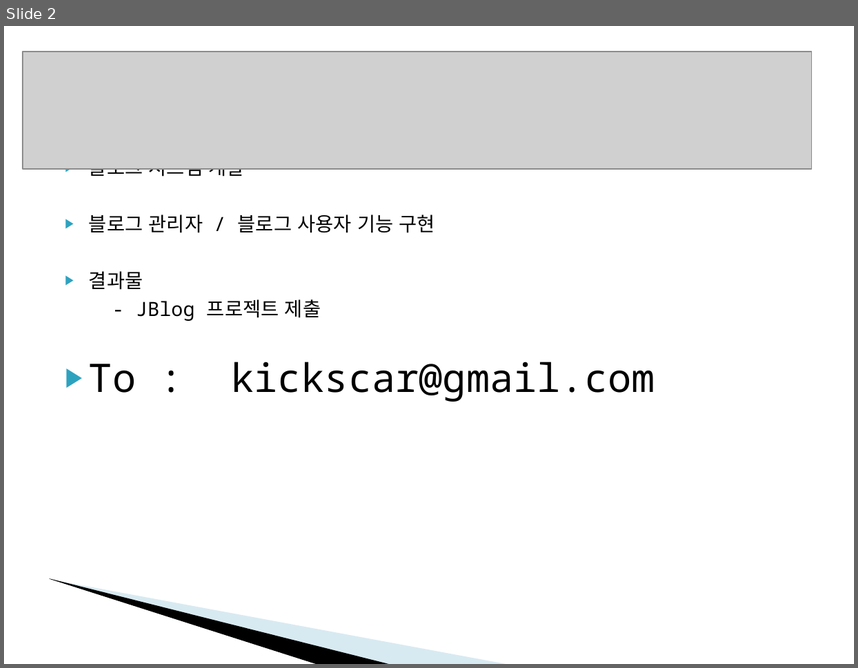
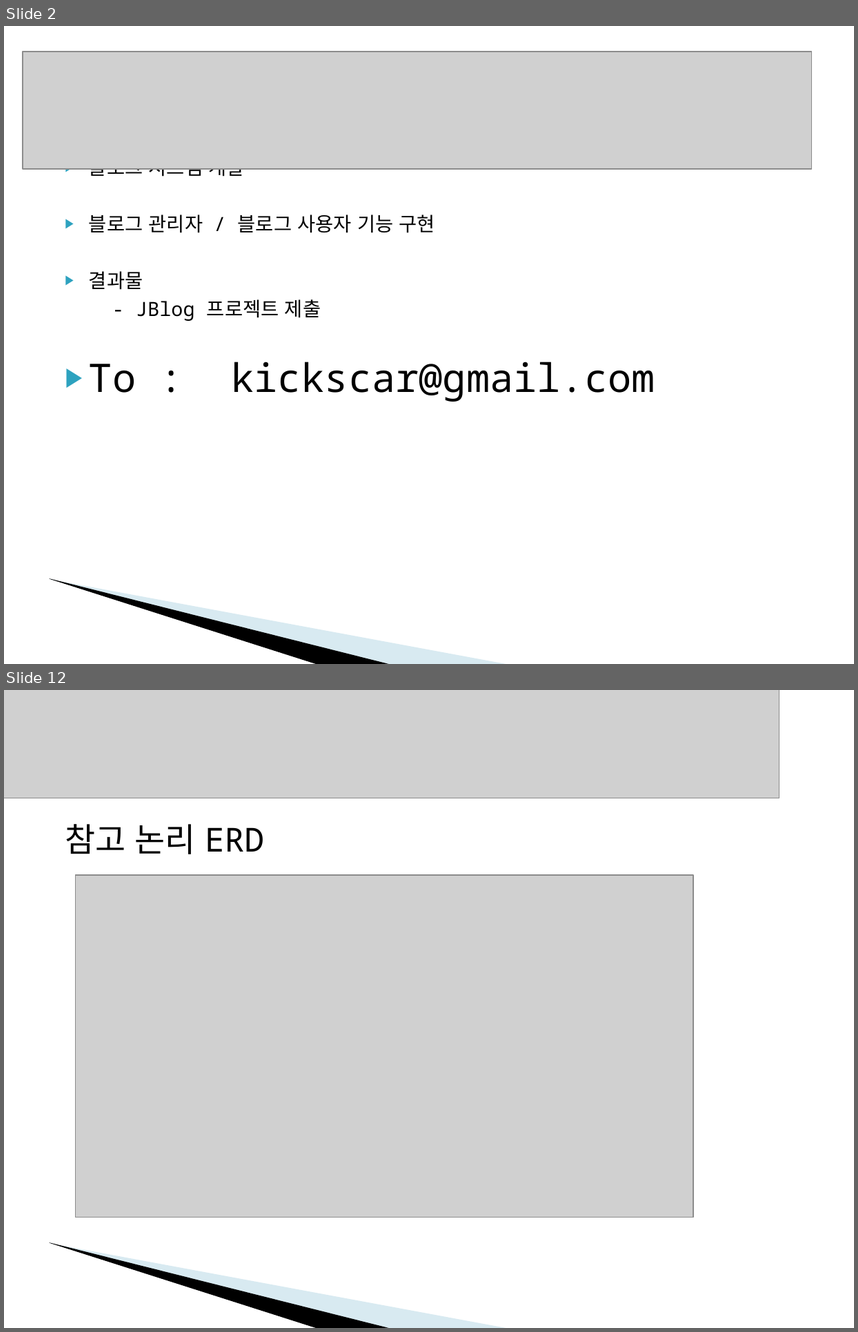
Before and after one commit to babamba/jblog-1, a slide deck: docs/SpringMVC-평가과제.ppt. Shown one above the other, each under a label of ours: slide 2 before the commit, slides 2 and 12 after it; the slides between them are not shown. The pictures are 858x668 and 858x1332 pixels, drawn with LibreOffice and Linux fonts; fonts in the diff are those of the drawing; grey boxes stand for pictures; background and template pictures are left out. Boxes give left, top, right and bottom in pixels: in the first picture for what was removed or moved away, otherwise in the second. Text is boxed around its words. In the diff, an @@ line names an element or a change of style, - is before the commit and + after.

```diff
--- a/docs/SpringMVC-평가과제.ppt
+++ b/docs/SpringMVC-평가과제.ppt
@@ slide 12 added at (4, 690, 854, 1328), background #FFFFFF; not listed: 2 template elements that a slide beside it also shows @@
@@ picture added at (4, 690, 780, 798) @@
@@ text added at (65, 824, 264, 854), 28 pt, text #000000 @@
+참고 논리 ERD
@@ picture added at (75, 876, 693, 1217) @@
```
Also in this commit, not shown: 4 slides changed, 5 other slides added, 8 slides removed.
